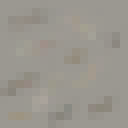
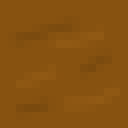
Before/after of a 128×128 layered artwork. What changed in the layer stack:
added layer "Layer 5" above "Concrete" over <box>0,0,128,128</box>
renamed "Layer 4" to "Concrete", hid it over <box>0,0,128,128</box>
